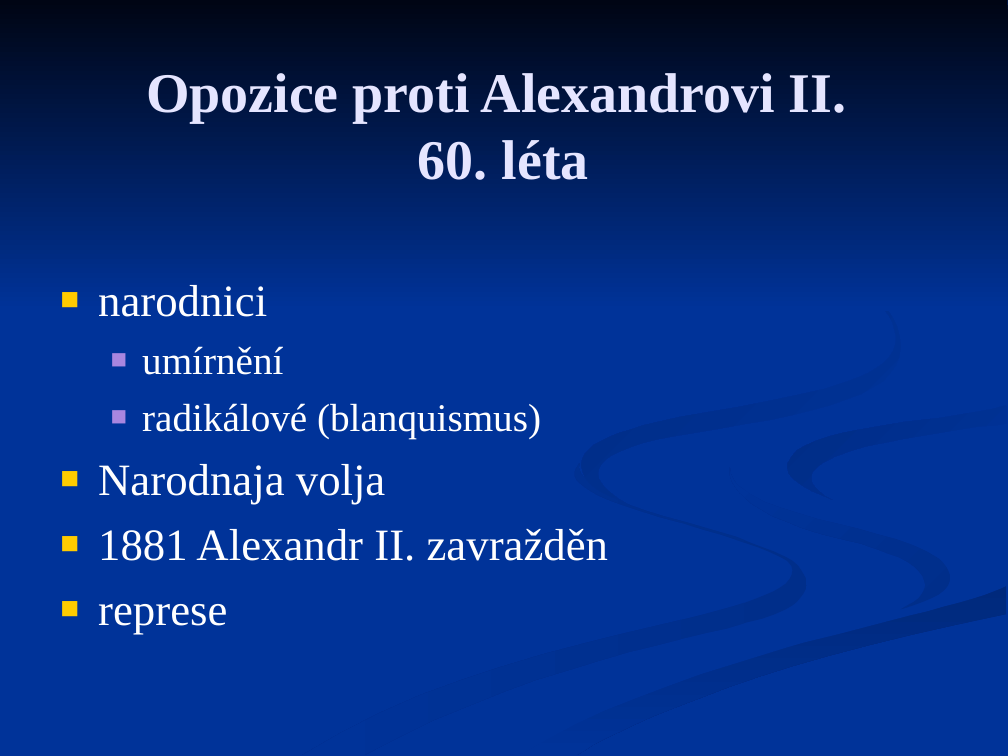
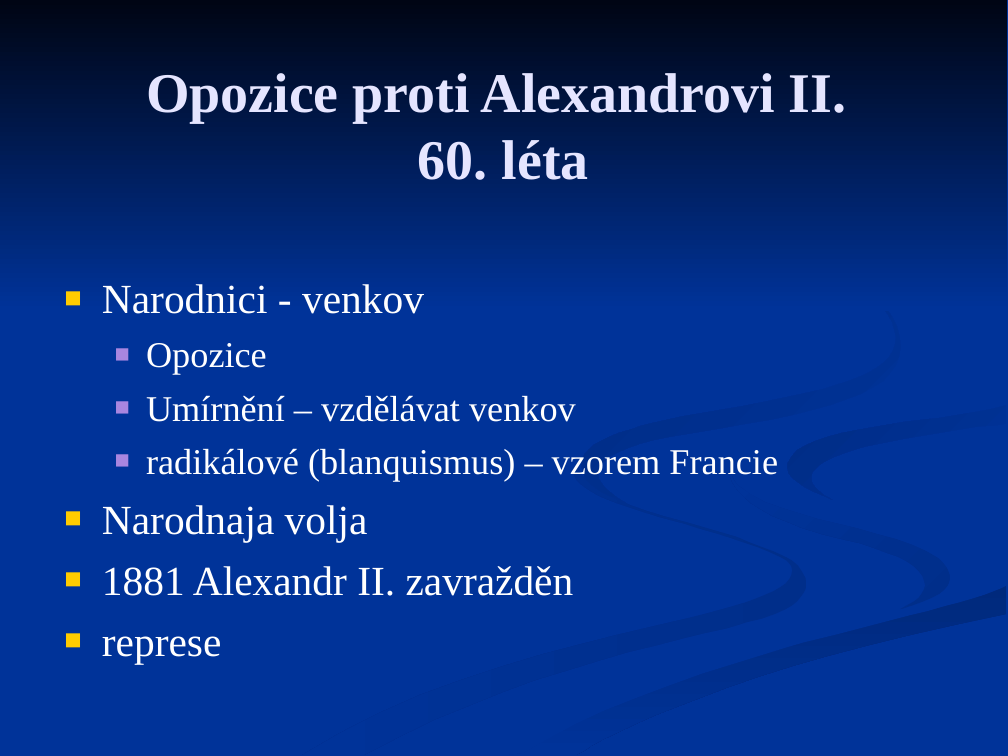
Before and after one commit to JiriKalvoda/zapisky, a slide deck: slide 6 of d/15-Rusko.ppt. Drawn at 1008x756 pixels with LibreOffice and Linux fonts; fonts in the diff are those of the drawing. Boxes give left, top, right and bottom in pixels: in the first picture for what was removed or moved away, otherwise in the second. Text is boxed around its words. In the diff, an @@ line names an element or a change of style, - is before the commit and + after.

```diff
--- a/d/15-Rusko.ppt
+++ b/d/15-Rusko.ppt
@@ text at [102, 284, 778, 481]: text changed; size 28 to 25.9 pt @@
-■ narodnici
-  ■ umírnění
-  ■ radikálové (blanquismus)
+■ Narodnici - venkov
+  ■ Opozice
+  ■ Umírnění – vzdělávat venkov
+  ■ radikálové (blanquismus) – vzorem Francie
@@ outline redrawn in 6 elements at [302, 463, 806, 755], [481, 390, 1007, 755], [582, 235, 901, 504], [0, 0, 1007, 310], [507, 586, 1005, 755], [730, 468, 950, 610] @@
@@ text at [102, 505, 574, 664]: size 32 to 29.6 pt in "Narodnaja volja", "1881 Alexandr II. zavražděn", "represe"; indent changed @@
```
Also in this commit, not shown: 10 other slides changed.
